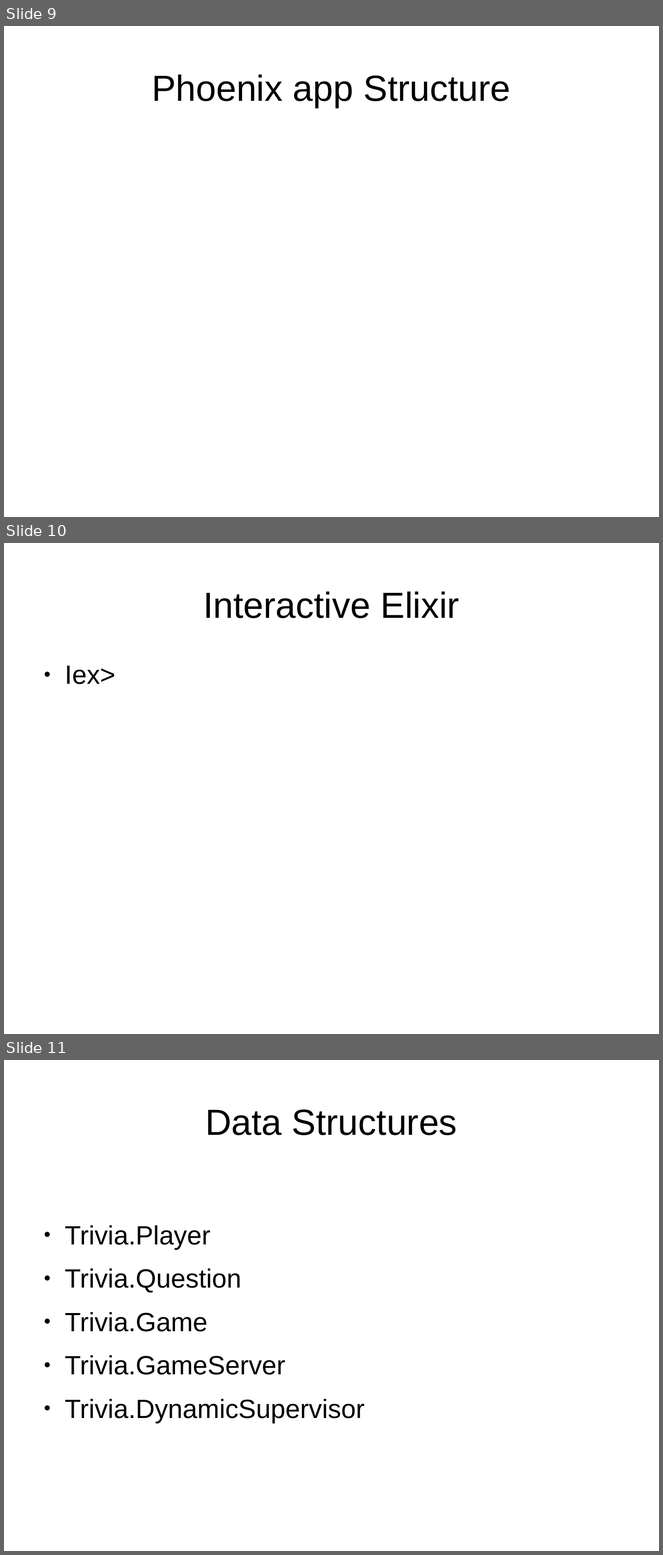
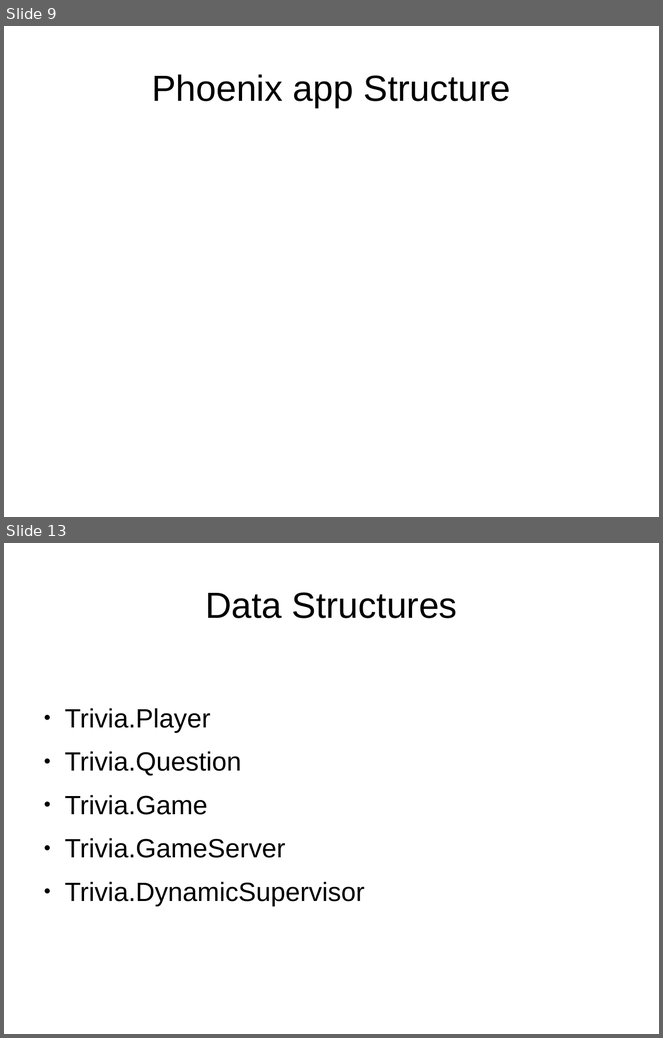
Before and after one commit to ramortegui/talks, a slide deck: odps/elixir-reactive-app.odp. Shown one above the other, each under a label of ours: slides 9, 10 and 11 before the commit, slides 9 and 13 after it; the slides between them are not shown. The pictures are 663x1555 and 663x1038 pixels, drawn with LibreOffice and Linux fonts; fonts in the diff are those of the drawing. Boxes give left, top, right and bottom in pixels: in the first picture for what was removed or moved away, otherwise in the second. Text is boxed around its words. In the diff, an @@ line names an element or a change of style, - is before the commit and + after.

```diff
--- a/odps/elixir-reactive-app.odp
+++ b/odps/elixir-reactive-app.odp
@@ slide 10 removed at (x1=4, y1=543, x2=659, y2=1034), background #FFFFFF @@
@@ title removed at (x1=203, y1=591, x2=460, y2=618) @@
-Interactive Elixir
@@ text removed at (x1=65, y1=666, x2=115, y2=684) @@
-● Iex>
@@ what was slide 11 is now slide 13 @@
```
Also in this commit, not shown: 1 slide changed, 4 slides added, 1 other slide removed.
